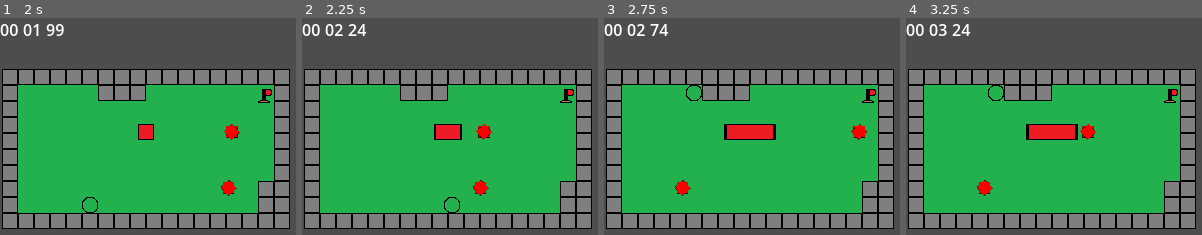
Above: before the commit, frames 1-4 (left to right).
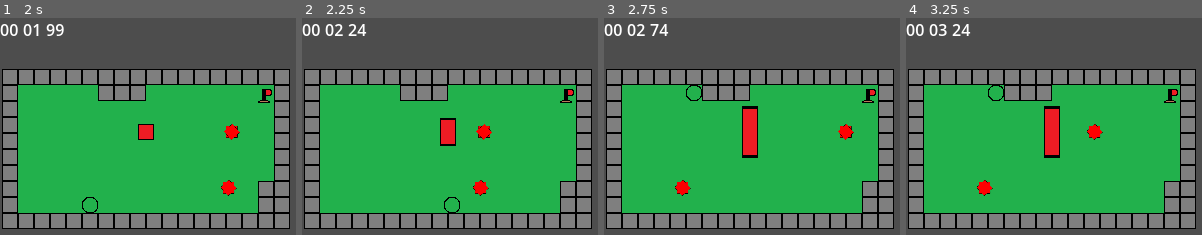
Above: after the commit, the same moments.

Repository: pt80/MobileGame
Game: Godot game, scene res://Scenes/Levels/NeilLevel.tscn
The game is run twice, just before and just after one commit, with the same random seed, the same clock (stepped at 60 frames per second) and the same inputs. This scene is started directly instead of the project's main scene.
Inputs:
- Up to frame 1 (2 s): hold D (right) 0.53-1.28 s; hold S (down) from 1.28 s (still down)
- Up to frame 2 (2.25 s): release S (down) at 2.03 s; hold D (right) from 2.03 s (still down)
- Up to frame 3 (2.75 s): keep holding D (right)
- Up to frame 4 (3.25 s): release D (right) at 2.78 s; hold W (up) from 2.78 s (still down)

Frame 1 is identical in both runs. In frame 2, 0.7% of the frame differs, in the area x 44-55%, y 46-59%; in frame 3, 2.4%, in the area x 40-89%, y 40-65%; in frame 4, 2.2%.

Commit message:
export variables added

Diff:
--- a/Scenes/Characters/StretchEnemy.tscn
+++ b/Scenes/Characters/StretchEnemy.tscn
@@ -25,7 +25,6 @@
 
 [node name="Timer" type="Timer" parent="."]
 wait_time = 4.0
-autostart = true
 
 [connection signal="body_entered" from="Area2D" to="." method="_on_area_2d_body_entered"]
 [connection signal="timeout" from="Timer" to="." method="_on_timer_timeout"]
--- a/Scenes/Levels/NeilLevel.tscn
+++ b/Scenes/Levels/NeilLevel.tscn
@@ -27,3 +27,4 @@
 
 [node name="StretchEnemy" parent="TileMap" instance=ExtResource("6_x2in8")]
 position = Vector2(144, 63)
+StretchHorizontal = false
--- a/Scripts/Characters/StretchEnemy.gd
+++ b/Scripts/Characters/StretchEnemy.gd
@@ -1,24 +1,38 @@
 extends CharacterBody2D
 
-@export var Rate: int = 1
+@export var Rate: float = 1.0
+@export var Length: int = 4
+@export var StretchHorizontal: bool = true
+@export var StretchVertical: bool = true
 
 @onready var timer = $Timer
 var actionable = true
 
 func _ready():
+	SetTimer()
 	Stretch()
 
 func _on_area_2d_body_entered(body):
 	if body.name == "MainCharacter":
 		body.Death()
 
-
 func _on_timer_timeout():
 	Stretch()
 
 func Stretch():
 	var StretchTween = create_tween()
-	StretchTween.tween_property(self,"scale", Vector2(1,4),Rate)
-	StretchTween.tween_property(self,"scale", Vector2(1,1),Rate)
-	StretchTween.tween_property(self,"scale", Vector2(4,1),Rate)
-	StretchTween.tween_property(self,"scale", Vector2(1,1),Rate)
+	if StretchVertical:
+		StretchTween.tween_property(self,"scale", Vector2(1,Length),Rate)
+		StretchTween.tween_property(self,"scale", Vector2(1,1),Rate)
+	if StretchHorizontal:
+		StretchTween.tween_property(self,"scale", Vector2(Length,1),Rate)
+		StretchTween.tween_property(self,"scale", Vector2(1,1),Rate)
+
+func SetTimer():
+	var rotations = 0
+	if StretchHorizontal:
+		rotations += 2
+	if StretchVertical:
+		rotations += 2
+	timer.wait_time = Rate * rotations
+	timer.start()
